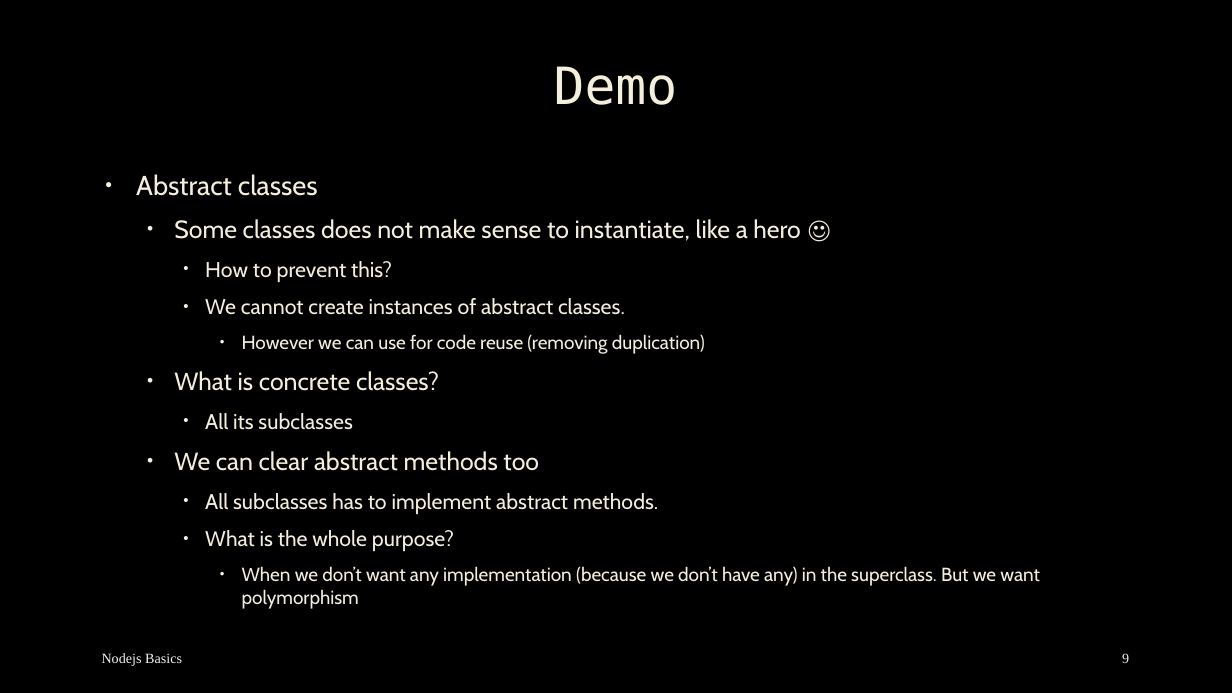
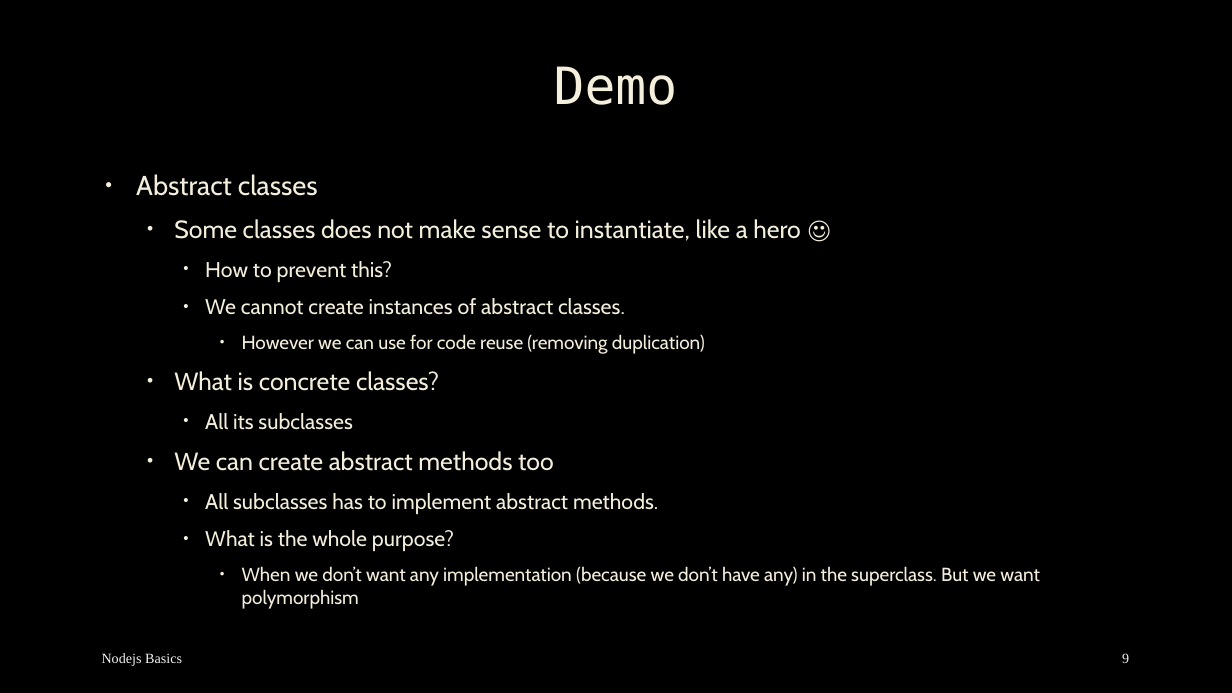
Before and after one commit to mostafa8026/nestjs-course, a slide deck: slide 9 of oop/oop-02.pptx. Drawn at 1232x693 pixels with LibreOffice and Linux fonts; fonts in the diff are those of the drawing; background and template pictures are left out. Boxes give left, top, right and bottom in pixels: in the first picture for what was removed or moved away, otherwise in the second. Text is boxed around its words. In the diff, an @@ line names an element or a change of style, - is before the commit and + after.

```diff
--- a/oop/oop-02.pptx
+++ b/oop/oop-02.pptx
@@ text at (174,451,554,471): text changed @@
-  • We can clear abstract methods too
+  • We can create abstract methods too
```
Also in this commit, not shown: 1 other slide changed, 2 other files.
